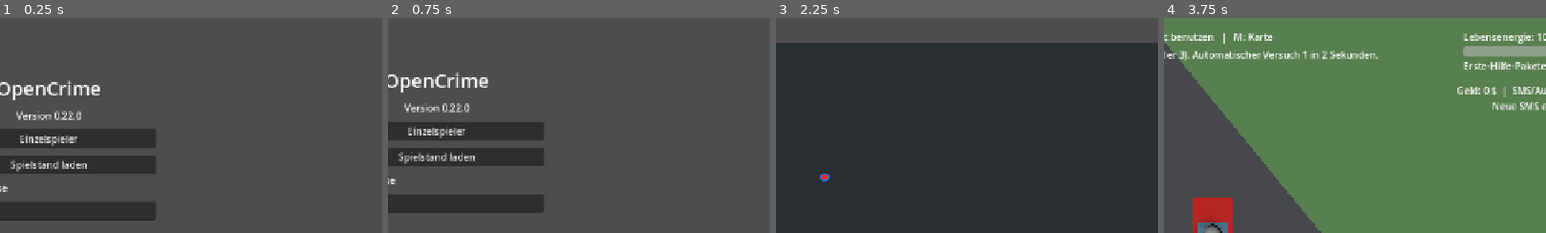
Above: before the commit, frames 1-4 (left to right).
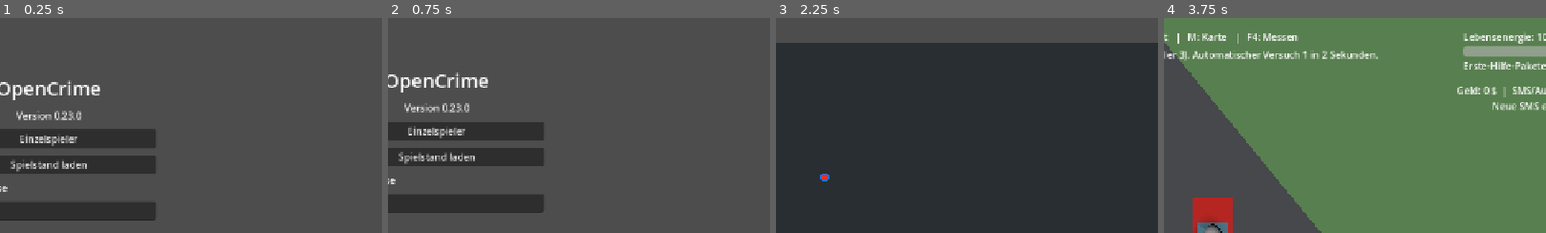
Above: after the commit, the same moments.

Repository: settstep/OpenCrime
Game: Godot game, scene res://scenes/menu.tscn
Same seed, same stepped clock (60 frames per second), same inputs: the game is played once before the commit and once after it.
Inputs:
- Up to frame 1 (0.25 s): no input
- Up to frame 2 (0.75 s): click "Spiel beitreten" at 0.5 s
- Up to frame 3 (2.25 s): click "Spiel beitreten" at 1.25 s; click "Einzelspieler" at 2 s
- Up to frame 4 (3.75 s): click "Kartenblock aktualisieren" at 2.75 s; click "Ort starten" at 3.5 s
The pictures show only the part of the screen within x 44-94%, y 0-50%; the shares and areas given below are measured in that part.

The runs differ from the first frame. In frame 1, less than 0.1% of the frame differs, in the area x 18-20%, y 44-48%; in frame 2, less than 0.1%; in frame 3, nothing differs; in frame 4, 0.7%, in the area x 2-36%, y 7-12%.

Commit message:
feat: add building measurement mode

Diff:
--- a/project.godot
+++ b/project.godot
@@ -11,7 +11,7 @@
 [application]
 
 config/name="OpenCrime"
-config/version="0.22.0"
+config/version="0.23.0"
 run/main_scene="res://scenes/menu.tscn"
 config/features=PackedStringArray("4.7", "GL Compatibility")
 
--- /dev/null
+++ b/scenes/building_measurement.tscn
@@ -0,0 +1,45 @@
+[gd_scene load_steps=2 format=3]
+
+[ext_resource type="Script" path="res://scripts/building_measurement.gd" id="1"]
+
+[node name="BuildingMeasurement" type="Control"]
+layout_mode = 3
+anchors_preset = 15
+anchor_right = 1.0
+anchor_bottom = 1.0
+grow_horizontal = 2
+grow_vertical = 2
+mouse_filter = 2
+process_mode = 3
+script = ExtResource("1")
+
+[node name="Panel" type="PanelContainer" parent="."]
+visible = false
+layout_mode = 1
+anchor_bottom = 1.0
+offset_left = 20.0
+offset_top = 90.0
+offset_right = 410.0
+offset_bottom = -110.0
+
+[node name="Layout" type="VBoxContainer" parent="Panel"]
+layout_mode = 2
+
+[node name="Title" type="Label" parent="Panel/Layout"]
+layout_mode = 2
+text = "Gebäude messen (F4)"
+
+[node name="Info" type="Label" parent="Panel/Layout"]
+layout_mode = 2
+autowrap_mode = 2
+text = "Ein Gebäude anklicken."
+
+[node name="Scroll" type="ScrollContainer" parent="Panel/Layout"]
+layout_mode = 2
+size_flags_vertical = 3
+horizontal_scroll_mode = 0
+
+[node name="Sides" type="Label" parent="Panel/Layout/Scroll"]
+layout_mode = 2
+size_flags_horizontal = 3
+autowrap_mode = 2
--- a/scenes/main.tscn
+++ b/scenes/main.tscn
@@ -1,8 +1,9 @@
-[gd_scene load_steps=12 format=3]
+[gd_scene load_steps=13 format=3]
 
 [ext_resource type="PackedScene" path="res://scenes/player.tscn" id="1_player"]
 [ext_resource type="PackedScene" path="res://scenes/car.tscn" id="2_car"]
 [ext_resource type="Script" path="res://scripts/main.gd" id="3_main"]
+[ext_resource type="PackedScene" path="res://scenes/building_measurement.tscn" id="4_measurement"]
 
 [sub_resource type="StandardMaterial3D" id="GroundMaterial"]
 albedo_color = Color(0.35, 0.52, 0.31, 1)
@@ -89,7 +90,7 @@
 offset_top = 20.0
 offset_right = 700.0
 offset_bottom = 50.0
-text = "WASD: Bewegen / Fahren   |   E: Fahrzeug   |   F: Erste Hilfe   |   H: Paket benutzen   |   M: Karte"
+text = "WASD: Bewegen / Fahren   |   E: Fahrzeug   |   F: Erste Hilfe   |   H: Paket   |   M: Karte   |   F4: Messen"
 
 [node name="Status" type="Label" parent="HUD"]
 offset_left = 20.0
@@ -134,3 +135,5 @@
 offset_top = -55.0
 offset_right = 1000.0
 offset_bottom = -25.0
+
+[node name="BuildingMeasurement" parent="HUD" instance=ExtResource("4_measurement")]
--- /dev/null
+++ b/scripts/building_measurement.gd
@@ -0,0 +1,114 @@
+extends Control
+
+const OSMMap = preload("res://scripts/osm_map.gd")
+
+@onready var world: Node3D = get_parent().get_parent()
+@onready var camera: Camera3D = world.get_node("Camera3D")
+@onready var panel: PanelContainer = $Panel
+@onready var info: Label = $Panel/Layout/Info
+@onready var sides: Label = $Panel/Layout/Scroll/Sides
+
+var active := false
+var selected_building: StaticBody3D
+var pending_click := false
+var click_position := Vector2.ZERO
+
+
+func _can_interact() -> bool:
+	if get_tree().paused or world.is_queued_for_deletion() or world.get("menu_open") or world.get("map_open") or world.get("missions_open"):
+		return false
+	if world.call("_is_network_game"):
+		return not world.get("dedicated") and world.get("connected") and world.get("map_ready")
+	return true
+
+
+func _unhandled_input(event: InputEvent) -> void:
+	if not _can_interact():
+		return
+	if event is InputEventKey and event.pressed and not event.echo and not event.alt_pressed and (event.keycode == KEY_F4 or event.physical_keycode == KEY_F4):
+		active = not active
+		pending_click = false
+		if not active:
+			_clear_selection()
+		get_viewport().set_input_as_handled()
+	elif active and event is InputEventMouseButton and event.button_index == MOUSE_BUTTON_LEFT and event.pressed:
+		click_position = event.position
+		pending_click = true
+		get_viewport().set_input_as_handled()
+
+
+func _physics_process(_delta: float) -> void:
+	if not pending_click:
+		return
+	pending_click = false
+	if not active or not _can_interact():
+		return
+	var origin := camera.project_ray_origin(click_position)
+	var end := origin + camera.project_ray_normal(click_position) * camera.far
+	var query := PhysicsRayQueryParameters3D.create(origin, end, OSMMap.BUILDING_PICK_LAYER)
+	query.hit_back_faces = true
+	query.hit_from_inside = true
+	var hit := world.get_world_3d().direct_space_state.intersect_ray(query)
+	var building := hit.get("collider") as StaticBody3D
+	if building == null or not building.has_meta("measurement_points"):
+		_clear_selection()
+		return
+	_select_building(building)
+
+
+func _process(_delta: float) -> void:
+	var show_measurement := active and _can_interact()
+	panel.visible = show_measurement
+	if selected_building != null and (not is_instance_valid(selected_building) or not selected_building.is_inside_tree()):
+		_clear_selection()
+	if active:
+		queue_redraw()
+
+
+func _select_building(building: StaticBody3D) -> void:
+	_clear_selection()
+	selected_building = building
+	building.tree_exiting.connect(_clear_selection)
+	var points: PackedVector2Array = building.get_meta("measurement_points")
+	var scale_factor: float = building.get_meta("measurement_scale")
+	info.text = "OSM-Gebäude %s · Kartenfaktor %.2f\nNummern markieren die Seiten im Spiel." % [str(building.get_meta("measurement_osm_id")), scale_factor]
+	var lines := PackedStringArray()
+	for index in points.size():
+		var length := points[index].distance_to(points[(index + 1) % points.size()])
+		lines.append("Seite %d: %.2f m (OSM) | %.2f Spieleinheiten" % [index + 1, length, length * scale_factor])
+	sides.text = "\n".join(lines)
+	$Panel/Layout/Scroll.scroll_vertical = 0
+	queue_redraw()
+
+
+func _clear_selection() -> void:
+	if is_instance_valid(selected_building) and selected_building.tree_exiting.is_connected(_clear_selection):
+		selected_building.tree_exiting.disconnect(_clear_selection)
+	selected_building = null
+	info.text = "Ein Gebäude anklicken."
+	sides.text = ""
+	queue_redraw()
+
+
+func _draw() -> void:
+	if not active or not _can_interact() or not is_instance_valid(selected_building) or not selected_building.is_inside_tree():
+		return
+	var points: PackedVector2Array = selected_building.get_meta("measurement_points")
+	var scale_factor: float = selected_building.get_meta("measurement_scale")
+	var height: float = selected_building.get_meta("measurement_height")
+	var font := ThemeDB.fallback_font
+	for index in points.size():
+		var a := points[index] * scale_factor
+		var b := points[(index + 1) % points.size()] * scale_factor
+		var start := selected_building.to_global(Vector3(a.x, height + 0.05, a.y))
+		var end := selected_building.to_global(Vector3(b.x, height + 0.05, b.y))
+		if camera.is_position_behind(start) or camera.is_position_behind(end):
+			continue
+		var screen_start := camera.unproject_position(start)
+		var screen_end := camera.unproject_position(end)
+		draw_line(screen_start, screen_end, Color.YELLOW, 2.0)
+		var midpoint := (screen_start + screen_end) / 2.0
+		var number := str(index + 1)
+		var text_size := font.get_string_size(number, HORIZONTAL_ALIGNMENT_LEFT, -1, 16)
+		draw_circle(midpoint, maxf(10.0, text_size.x / 2.0 + 4.0), Color(0, 0, 0, 0.85))
+		draw_string(font, midpoint + Vector2(-text_size.x / 2.0, 5.0), number, HORIZONTAL_ALIGNMENT_LEFT, -1, 16, Color.WHITE)
--- a/scripts/map_block_stream.gd
+++ b/scripts/map_block_stream.gd
@@ -9,7 +9,7 @@
 const GameLog = preload("res://scripts/game_log.gd")
 
 var CACHE_DIRECTORY := PlaceStore.BLOCK_CACHE_DIRECTORY
-const USER_AGENT := "OpenCrime/0.22.0 (+https://github.com/settstep/OpenCrime)"
+const USER_AGENT := "OpenCrime/0.23.0 (+https://github.com/settstep/OpenCrime)"
 const MAX_RESPONSE_BYTES := 8 * 1024 * 1024
 const MAX_CONCURRENT_DOWNLOADS := 1
 const MIN_REQUEST_INTERVAL_MS := 1000
--- a/scripts/map_view.gd
+++ b/scripts/map_view.gd
@@ -8,7 +8,7 @@
 const PlaceStore = preload("res://scripts/place_store.gd")
 const MapBlockGrid = preload("res://scripts/map_block_grid.gd")
 const FALLBACK_CACHE_SECONDS := 604800
-const USER_AGENT := "OpenCrime/0.22.0 (+https://github.com/settstep/OpenCrime)"
+const USER_AGENT := "OpenCrime/0.23.0 (+https://github.com/settstep/OpenCrime)"
 
 var CACHE_DIRECTORY := DataPaths.path("tile_cache")
 var BLOCK_CACHE_DIRECTORY := PlaceStore.BLOCK_CACHE_DIRECTORY
--- a/scripts/osm_map.gd
+++ b/scripts/osm_map.gd
@@ -12,6 +12,7 @@
 const PATH_HEIGHT := 0.02
 const WAY_THICKNESS := 0.02
 const JOINT_SEGMENTS := 24
+const BUILDING_PICK_LAYER := 1 << 19
 
 
 static func populate(world: Node3D, place: Dictionary = {}) -> bool:
@@ -410,6 +411,11 @@
 	var mesh := surface.commit()
 	var body := StaticBody3D.new()
 	body.name = "Building_%d" % int(way.id)
+	body.collision_layer |= BUILDING_PICK_LAYER
+	body.set_meta("measurement_points", points)
+	body.set_meta("measurement_scale", map_scale)
+	body.set_meta("measurement_height", height)
+	body.set_meta("measurement_osm_id", way.id)
 	var visual := MeshInstance3D.new()
 	visual.mesh = mesh
 	body.add_child(visual)
--- a/scripts/place_selection.gd
+++ b/scripts/place_selection.gd
@@ -5,7 +5,7 @@
 
 const PlaceStore = preload("res://scripts/place_store.gd")
 const Grid = preload("res://scripts/map_block_grid.gd")
-const USER_AGENT := "OpenCrime/0.22.0 (+https://github.com/settstep/OpenCrime)"
+const USER_AGENT := "OpenCrime/0.23.0 (+https://github.com/settstep/OpenCrime)"
 const PLACE_EXTENT_METERS := 165.0
 const MAX_RESPONSE_BYTES := 8 * 1024 * 1024
 
--- /dev/null
+++ b/tests/building_measurement_test.gd
@@ -0,0 +1,128 @@
+extends SceneTree
+
+const MainScene = preload("res://scenes/main.tscn")
+const OSMMap = preload("res://scripts/osm_map.gd")
+const Grid = preload("res://scripts/map_block_grid.gd")
+const NetworkGame = preload("res://scripts/network_game.gd")
+
+
+func _initialize() -> void:
+	ProjectSettings.set_setting("opencrime/osm/download_blocks", false)
+	call_deferred("_test")
+
+
+func _test() -> void:
+	var origin := [47.7748417, 10.6034933]
+	var zone := Grid.zone_for_origin(origin)
+	var projected := Grid.project(origin, zone, true)
+	var points: Array = []
+	for offset in [Vector2(0, 0), Vector2(10, 0), Vector2(10, 20), Vector2(10, 20), Vector2(0, 20), Vector2(0, 0)]:
+		points.append(Grid.unproject([projected[0] + offset.x, projected[1] + offset.y], zone, true))
+	var world: Node3D = MainScene.instantiate()
+	root.add_child(world)
+	world.set_process(false)
+	var block := Node3D.new()
+	block.position = Vector3(3, 0, -2)
+	world.add_child(block)
+	OSMMap._add_building(block, {"id": 123, "tags": {"building": "yes", "height": "5"}, "geometry": points}, StandardMaterial3D.new(), 1.3, origin)
+	var building: StaticBody3D = block.get_node("Building_123")
+	var measurement: Control = world.get_node("HUD/BuildingMeasurement")
+	var camera: Camera3D = world.get_node("Camera3D")
+	camera.global_position = block.position + Vector3(6.5, 50, -13)
+	await physics_frame
+	await physics_frame
+	var toggle := InputEventKey.new()
+	toggle.keycode = KEY_F4
+	toggle.pressed = true
+	root.push_input(toggle, true)
+	if not measurement.active:
+		_fail("F4 did not activate measurement.")
+		return
+	await process_frame
+	await process_frame
+	var click := InputEventMouseButton.new()
+	click.button_index = MOUSE_BUTTON_LEFT
+	click.pressed = true
+	click.position = camera.unproject_position(block.to_global(Vector3(6.5, 6.5, -13)))
+	root.push_input(click, true)
+	if not measurement.pending_click:
+		_fail("Viewport did not deliver the building click: position=%s panel=%s" % [click.position, measurement.panel.visible])
+		return
+	await physics_frame
+	await physics_frame
+	if measurement.selected_building != building:
+		_fail("Click did not select the transformed building: event=%s stored=%s camera=%s active=%s pending=%s" % [click.position, measurement.click_position, camera.global_position, measurement.active, measurement.pending_click])
+		return
+	var side_text: String = measurement.sides.text
+	if not side_text.contains("Seite 1: 10.00 m (OSM) | 13.00 Spieleinheiten") or not side_text.contains("Seite 2: 20.00 m (OSM) | 26.00 Spieleinheiten") or not side_text.contains("Seite 4: 20.00 m (OSM) | 26.00 Spieleinheiten") or side_text.contains("Seite 5:"):
+		_fail("Incorrect side lengths, scaling, duplicate handling or closing edge: " + side_text)
+		return
+	if building.collision_layer & 1 == 0:
+		_fail("Building lost its original collision layer.")
+		return
+	camera.global_position.x += 50
+	root.push_input(click, true)
+	await physics_frame
+	await physics_frame
+	if measurement.selected_building != null or not measurement.sides.text.is_empty():
+		_fail("A click outside the building did not clear the selection.")
+		return
+	camera.global_position.x -= 50
+	root.push_input(click, true)
+	await physics_frame
+	await physics_frame
+	if measurement.selected_building != building:
+		_fail("Building could not be selected again.")
+		return
+	world.map_open = true
+	measurement._unhandled_input(toggle)
+	if not measurement.active or measurement._can_interact():
+		_fail("Measurement must not accept input while the map is open.")
+		return
+	paused = true
+	await process_frame
+	await process_frame
+	if measurement.panel.visible:
+		_fail("Measurement panel remained visible while the game was paused.")
+		return
+	paused = false
+	world.map_open = false
+	block.free()
+	await process_frame
+	if measurement.selected_building != null or not measurement.sides.text.is_empty():
+		_fail("Removing a streamed block did not clear the selected building.")
+		return
+	measurement._unhandled_input(toggle)
+	if measurement.active:
+		_fail("F4 did not deactivate measurement.")
+		return
+	world.free()
+	var network: Node3D = MainScene.instantiate()
+	network.set_script(NetworkGame)
+	root.add_child(network)
+	var network_measurement: Control = network.get_node("HUD/BuildingMeasurement")
+	if not network_measurement._can_interact():
+		_fail("A connected multiplayer host cannot use measurement.")
+		return
+	network.connected = false
+	if network_measurement._can_interact():
+		_fail("A disconnected client can use measurement.")
+		return
+	network.connected = true
+	network.map_ready = false
+	if network_measurement._can_interact():
+		_fail("A client without map data can use measurement.")
+		return
+	network.map_ready = true
+	network.dedicated = true
+	if network_measurement._can_interact():
+		_fail("A dedicated server can use the local measurement interface.")
+		return
+	network.free()
+	print("Building selection, dimensions, scaling, input gating and block removal passed")
+	quit(0)
+
+
+func _fail(reason: String) -> void:
+	push_error(reason)
+	quit(1)
Not shown, added: scripts/building_measurement.gd.uid
Not shown, added: tests/building_measurement_test.gd.uid
Not shown, changed: CHANGELOG.md
Not shown, changed: githubcosts.md
